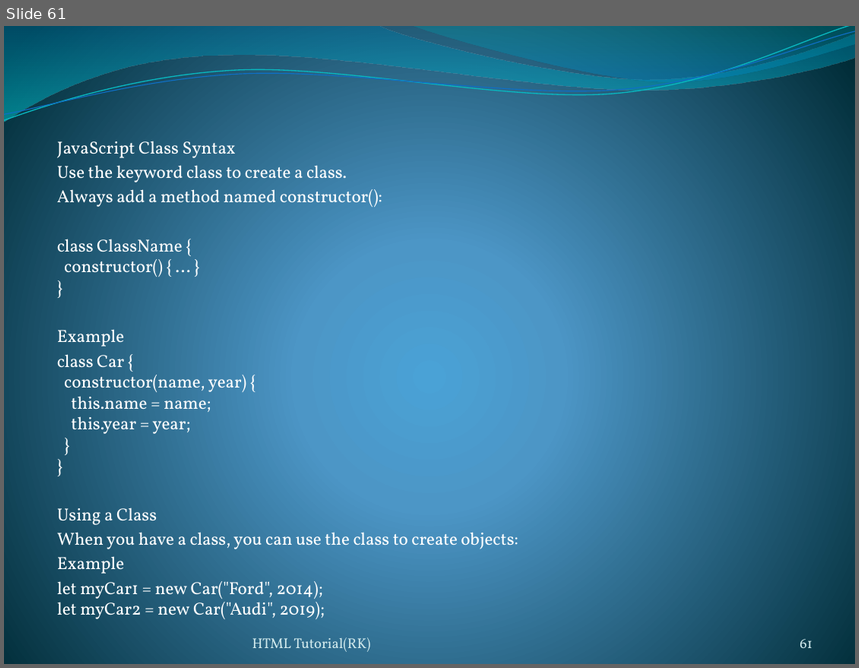
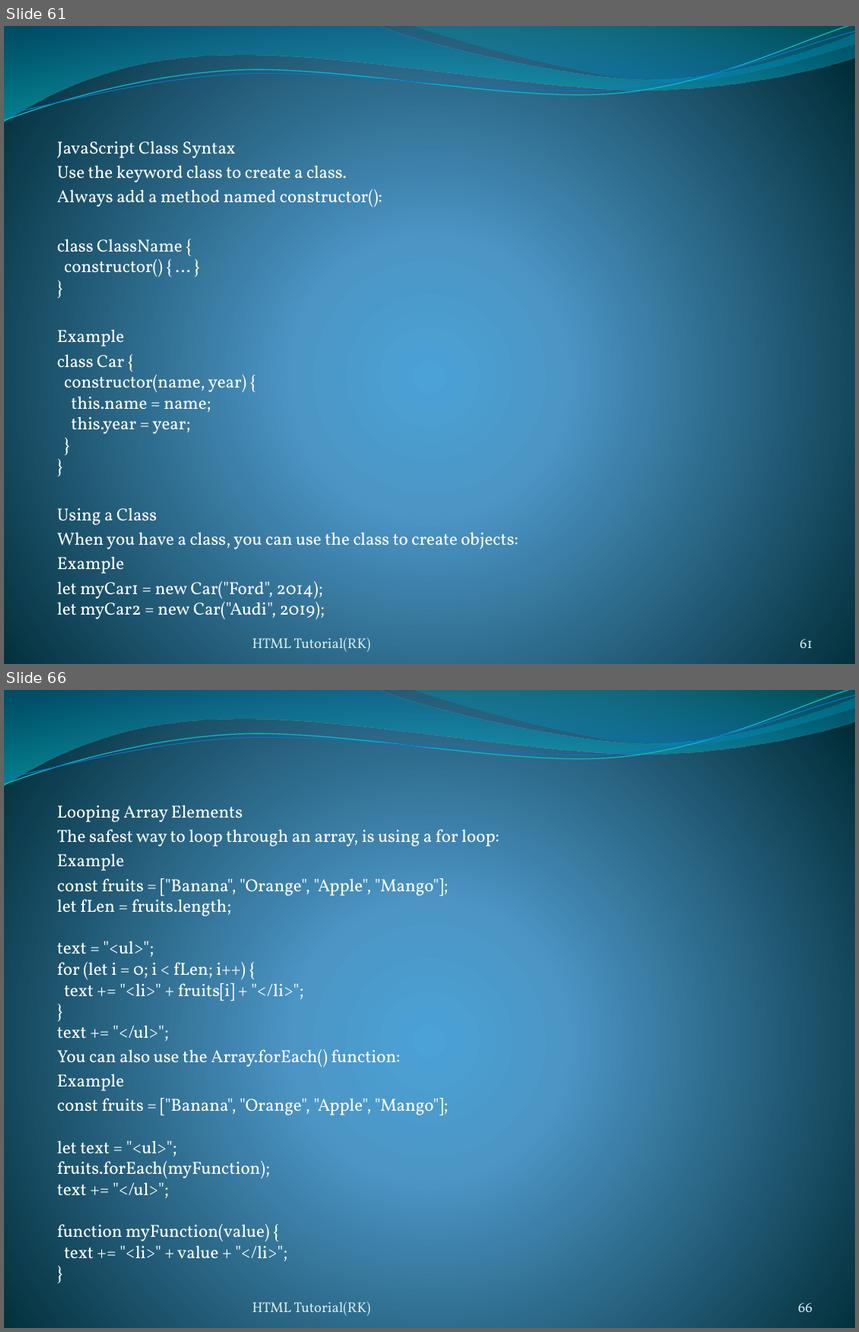
Before and after one commit to rakeshpriyad/tutorial-react-html-css-js-java, a slide deck: JavaScript.pptx. Shown one above the other, each under a label of ours: slide 61 before the commit, slides 61 and 66 after it; the slides between them are not shown. The pictures are 859x668 and 859x1332 pixels, drawn with LibreOffice and Linux fonts; fonts in the diff are those of the drawing. Boxes give left, top, right and bottom in pixels: in the first picture for what was removed or moved away, otherwise in the second. Text is boxed around its words. In the diff, an @@ line names an element or a change of style, - is before the commit and + after.

```diff
--- a/JavaScript.pptx
+++ b/JavaScript.pptx
@@ slide 66 added at box(4, 690, 855, 1328), background gradient #4AA0D6 to #4C98C7 to #002C38; not listed: 4 template elements that a slide beside it also shows @@
@@ subtitle added at box(57, 805, 500, 1242), 14.8 pt, text #FFFFFF @@
+Looping Array Elements
+The safest way to loop through an array, is using a for loop:
+Example
+const fruits = ["Banana", "Orange", "Apple", "Mango"];
+let fLen = fruits.length;
+text = "<ul>";
+for (let i = 0; i < fLen; i++) {
+text += "<li>" + fruits[i] + "</li>";
+}
+text += "</ul>";
+You can also use the Array.forEach() function:
+Example
+const fruits = ["Banana", "Orange", "Apple", "Mango"];
+let text = "<ul>";
+fruits.forEach(myFunction);
+text += "</ul>";
+function myFunction(value) {
+text += "<li>" + value + "</li>";
+}
@@ text added at box(253, 1302, 370, 1316), 12 pt, text #D1EAEE @@
+HTML Tutorial(RK)
@@ page number added at box(798, 1303, 813, 1312), 12 pt, text #D1EAEE @@
+66
```
Also in this commit, not shown: 32 other slides added, 11 other files.
